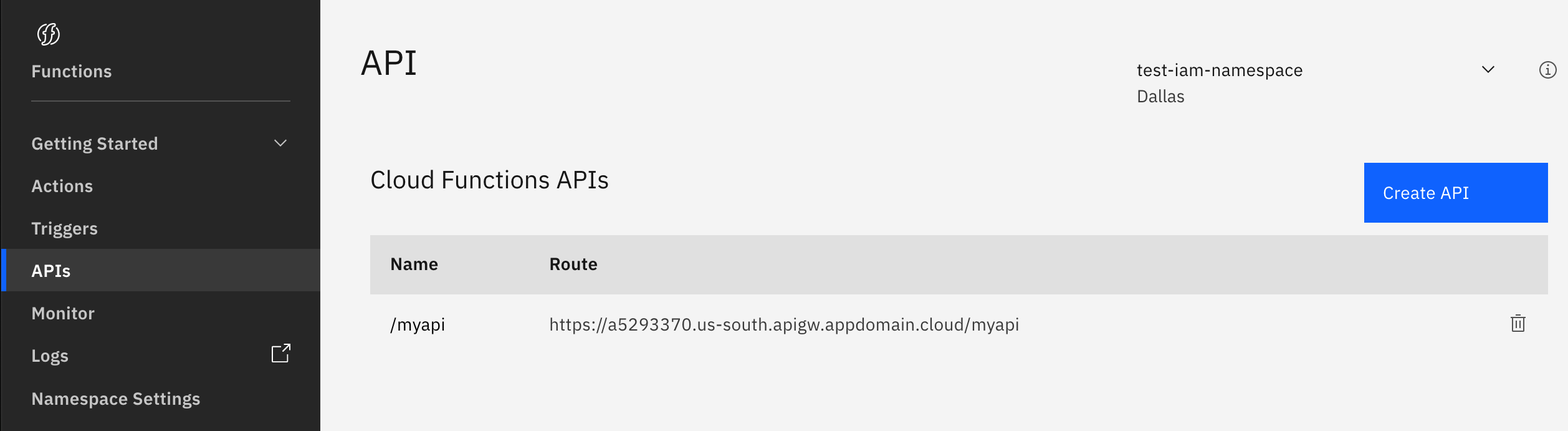
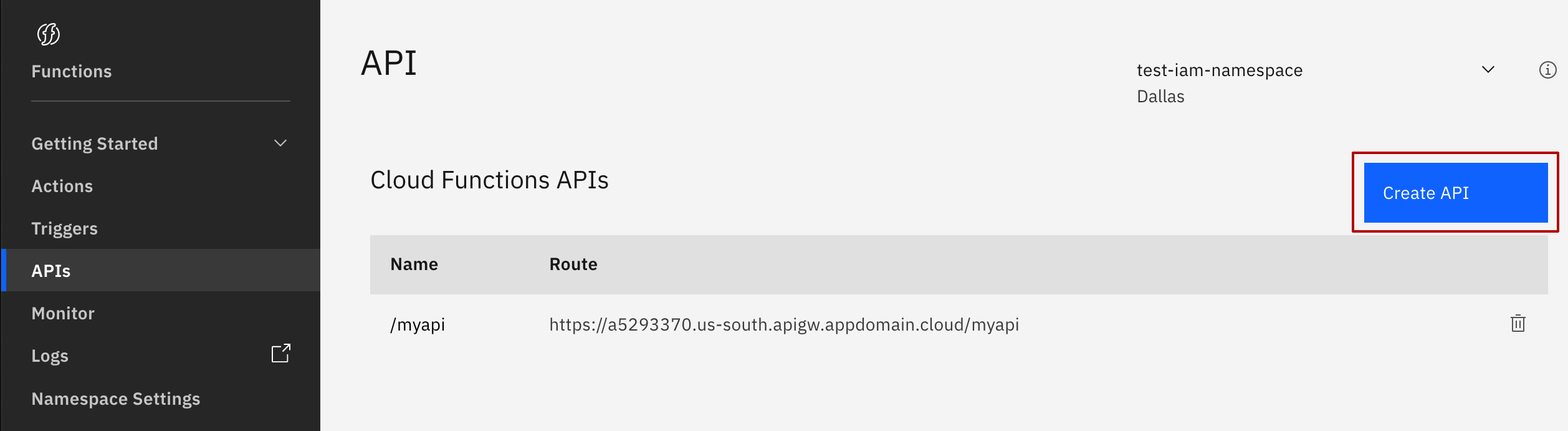
Before/after of a 1568x431 layered artwork. What changed in the layer stack:
added layer "Layer 1" above "Layer 0" over [1351, 151, 1560, 233]
